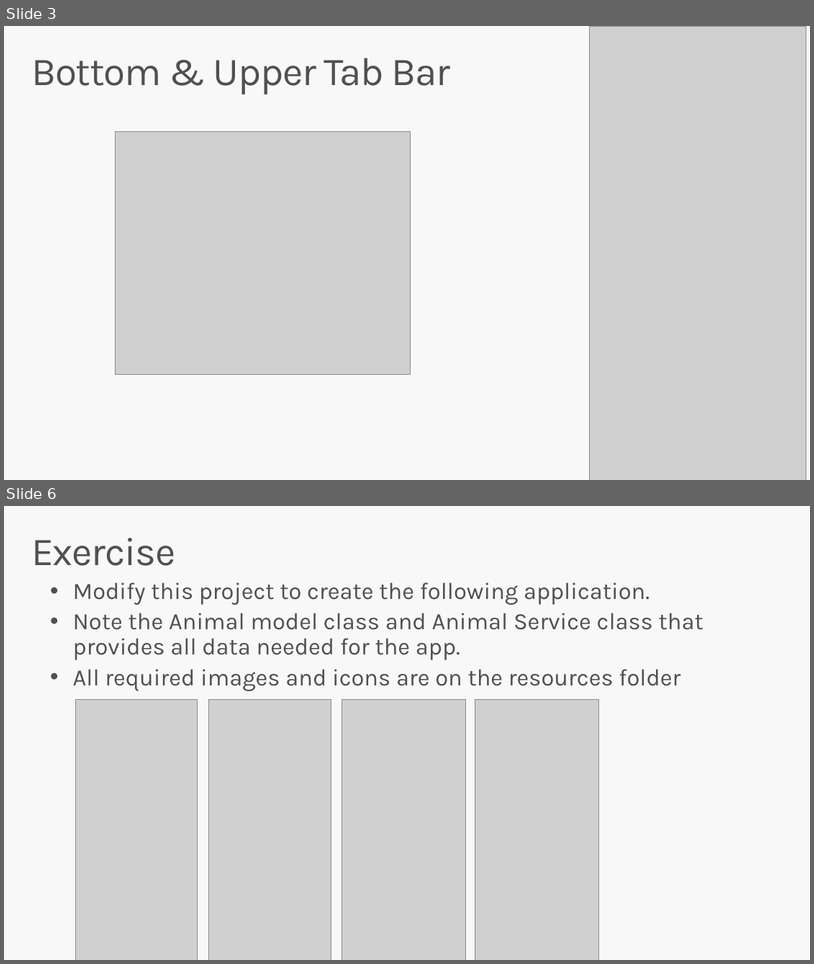
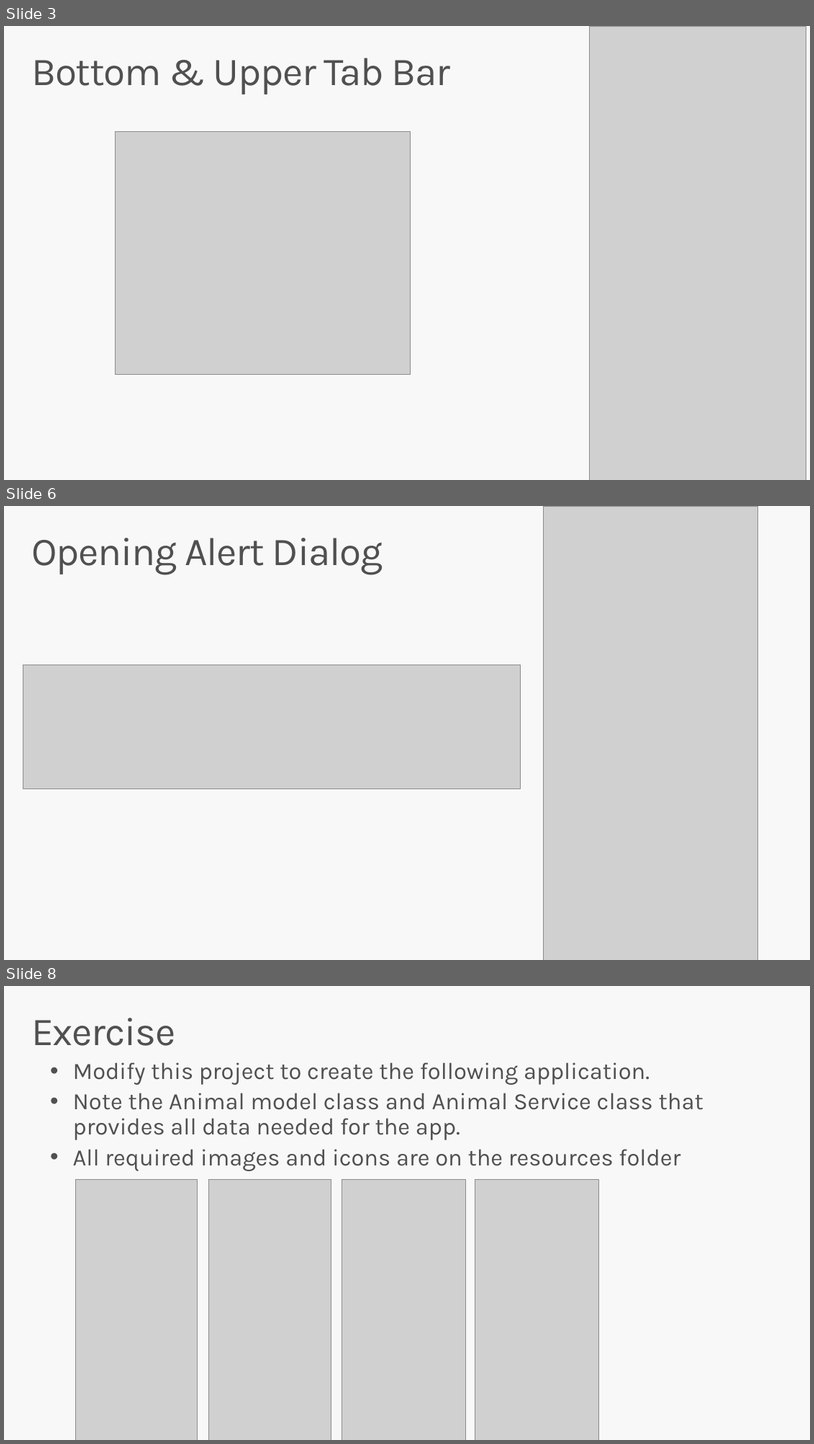
Before and after one commit to yaronGithub/ShellLessonStep2, a slide deck: Docs/Navigation With Shell Step 2.pptx. Shown one above the other, each under a label of ours: slides 3 and 6 before the commit, slides 3, 6 and 8 after it; the slides between them are not shown. The pictures are 814x964 and 814x1444 pixels, drawn with LibreOffice and Linux fonts; fonts in the diff are those of the drawing; grey boxes stand for pictures. Boxes give left, top, right and bottom in pixels: in the first picture for what was removed or moved away, otherwise in the second. Text is boxed around its words. In the diff, an @@ line names an element or a change of style, - is before the commit and + after.

Commit message:
add modal, alert dialog

```diff
--- a/Docs/Navigation With Shell Step 2.pptx
+++ b/Docs/Navigation With Shell Step 2.pptx
@@ slide 6 added at (x1=4, y1=506, x2=810, y2=960), background #F8F8F8 @@
@@ picture added at (x1=543, y1=506, x2=759, y2=960) @@
@@ title added at (x1=31, y1=538, x2=383, y2=575), 47 pt, text #505050 @@
+Opening Alert Dialog
@@ picture added at (x1=23, y1=665, x2=521, y2=788) @@
@@ what was slide 6 is now slide 8 @@
```
Also in this commit, not shown: 2 other slides added, 4 other files.
